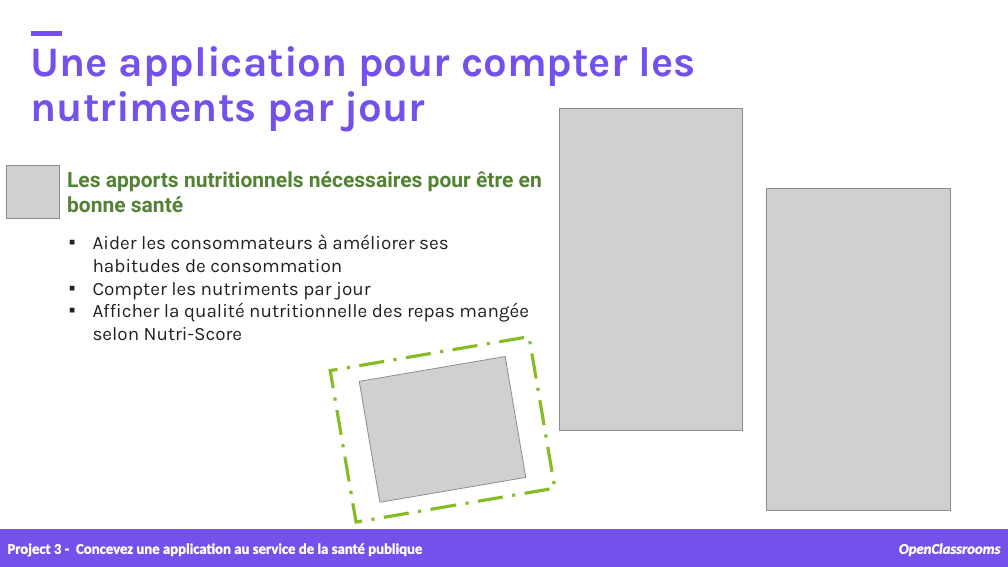
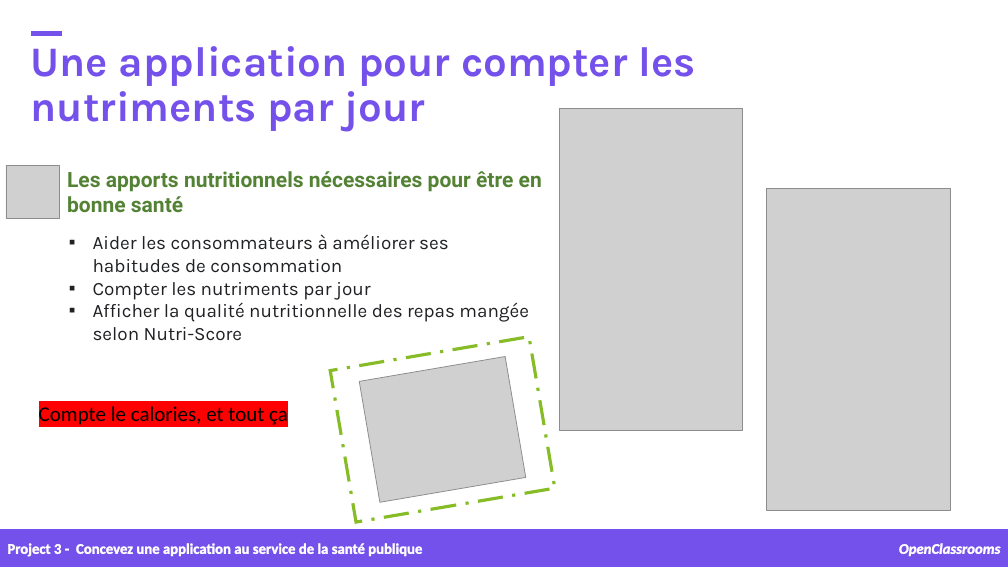
Before and after one commit to samirhinojosa/OC-P3-design-application-public-health, a slide deck: slide 6 of supports/P3_02_presentation v1.pptx. Drawn at 1008x567 pixels with LibreOffice and Linux fonts; fonts in the diff are those of the drawing; grey boxes stand for pictures; background and template pictures are left out. Boxes give left, top, right and bottom in pixels: in the first picture for what was removed or moved away, otherwise in the second. Text is boxed around its words. In the diff, an @@ line names an element or a change of style, - is before the commit and + after.

```diff
--- a/supports/P3_02_presentation v1.pptx
+++ b/supports/P3_02_presentation v1.pptx
@@ text added at [39, 406, 288, 425], 20 pt, text #000000 @@
+Compte le calories, et tout ça
```
Also in this commit, not shown: 2 other slides changed, 1 other file.
